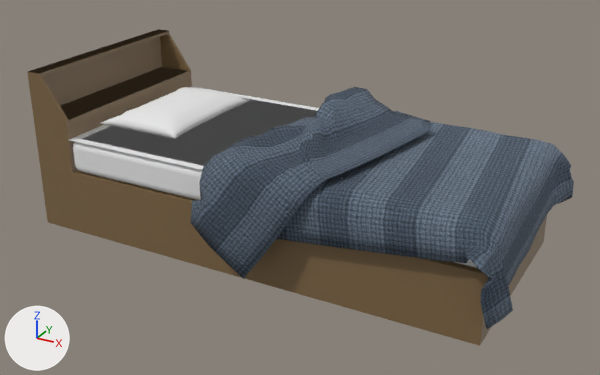
Two versions of the Blender file packages/frontend/assets/room/objects/bed/bed.blend, one commit apart.
The view is the same before and after, from a camera (50 mm lens) standing at (1.64, -3.06, 1.77) and looking at (-0.02, -0.04, 0.26). Arrows for +X, +Y and +Z are at lower left; the lights stay in place. The picture after the commit comes second.

Before the edit, the objects in view are built like this:
```python
mat_frame = principled_material('Frame')
mat_frame.base_color = (0.214, 0.136, 0.0615)  # brown #7f6746
me_cube = bpy.data.meshes.new('Cube')
me_cube.from_pydata(...)  # a box spanning x -0.97..0.97, y -0.47..0.47, z 0.61..0.77
me_cube.polygons.foreach_set('use_smooth', [True] * 6)
me_cube.materials.append(mat_matrress)  # white #e7e7e7
me_cube_002 = bpy.data.meshes.new('Cube.002')
me_cube_002.from_pydata(...)  # 36 vertices, 26 faces; spans x -1.17..0.97, y -0.47..0.47, z 0.0..0.75
me_cube_002.materials.append(mat_frame)  # brown #7f6746
me_grid_001 = bpy.data.meshes.new('Grid.001')
me_grid_001.from_pydata(...)  # 759 vertices, 704 faces; spans x -0.484..0.905, y -0.636..0.567, z -1.06..-0.504
me_grid_001.polygons.foreach_set('use_smooth', [True] * 704)
me_grid_001.materials.append(mat_branket)  # picture img_blanket_png
ob_branket_baked = bpy.data.objects.new('Branket_baked_', me_grid_001)
ob_branket_baked.location = (0.2, 0.0, 1.14)
ob_branket_baked.rotation_euler = (0.0, 0.0, 0.0698)  # degrees (0, 0, 4)
_m = ob_branket_baked.modifiers.new('Solidify', 'SOLIDIFY')
_m.thickness = 0.005
ob_frame = bpy.data.objects.new('Frame', me_cube_002)
ob_frame.location = (0.0, 0.0, 0.0)
ob_matrress = bpy.data.objects.new('Matrress', me_cube)
ob_matrress.location = (0.0, 0.0, -0.31)
_m = ob_matrress.modifiers.new('Bevel', 'BEVEL')
_m.width = 0.04
_m.width_pct = 0.04
_m.segments = 4
_m.harden_normals = True
# also in view: 'Pillow' at (-0.71, 0.0, 0.5); '__TOP__Matrress' at (0.0, 0.0, 0.46)
```
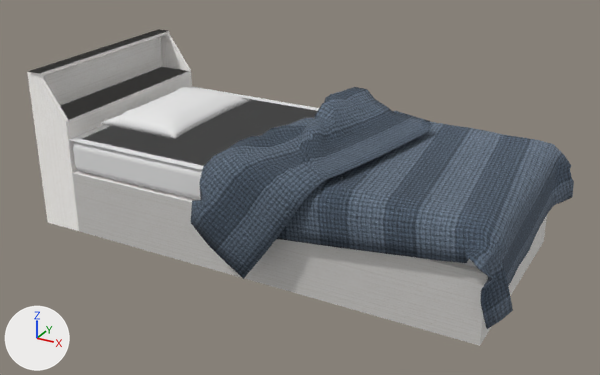
Edits to the scene script, one JSON object a line:
```json
{"op": "add", "block": "img_wood_png", "code": ["img_wood_png = load_image('wood.png', 'textures/wood.png', 256, 256, 'sRGB')"]}
{"op": "add", "block": "img_wood_normal_png", "code": ["img_wood_normal_png = load_image('wood-normal.png', 'textures/wood-normal.png', 256, 256, 'sRGB')"]}
{"block": "mat_frame", "where": "n0 = _N.new('ShaderNodeBsdfPrincipled'); n0.name = 'Principled BSDF'"}
{"op": "remove", "block": "mat_frame", "code": "n0.inputs[0].default_value = (0.214, 0.136, 0.0615, 1.0)  # 'Base Color', brown #7f6746"}
{"op": "add", "block": "mat_frame", "code": "n2 = _N.new('ShaderNodeTexImage'); n2.name = 'Image Texture'"}
{"op": "add", "block": "mat_frame", "code": "n2.image = img_wood_png"}
{"op": "add", "block": "mat_frame", "code": "n3 = _N.new('ShaderNodeNormalMap'); n3.name = 'Normal Map'"}
{"op": "add", "block": "mat_frame", "code": "n3.inputs[0].default_value = 0.5  # 'Strength'"}
{"op": "add", "block": "mat_frame", "code": "n4 = _N.new('ShaderNodeTexImage'); n4.name = 'Image Texture.001'"}
{"op": "add", "block": "mat_frame", "code": "n4.image = img_wood_normal_png"}
{"op": "add", "block": "mat_frame", "code": "_L.new(n2.outputs[0], n0.inputs[0])  # 'Color' to 'Base Color'"}
{"op": "add", "block": "mat_frame", "code": "_L.new(n3.outputs[0], n0.inputs[5])  # 'Normal' to 'Normal'"}
{"op": "add", "block": "mat_frame", "code": "_L.new(n4.outputs[0], n3.inputs[1])  # 'Color' to 'Color'"}
```

Pixel boxes [x1, y1, x2, y2] of what changed, in the pictures (600 x 375 px):
```json
{"object": "Frame", "change": "surface changed", "before": [27, 29, 547, 346], "after": [27, 29, 547, 346], "on screen": "brown to grey"}
```
